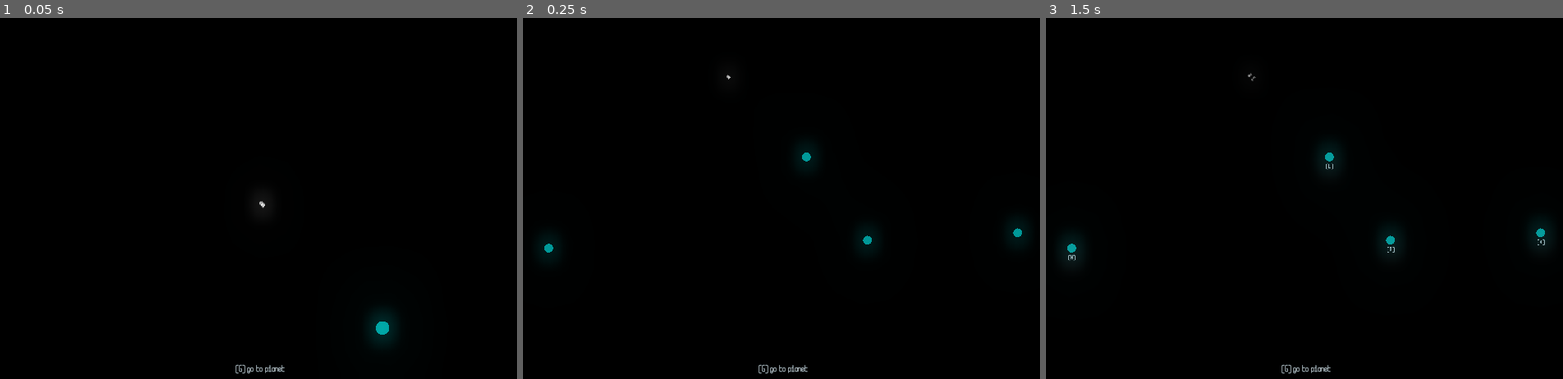
Above: before the commit, frames 1-3 (left to right).
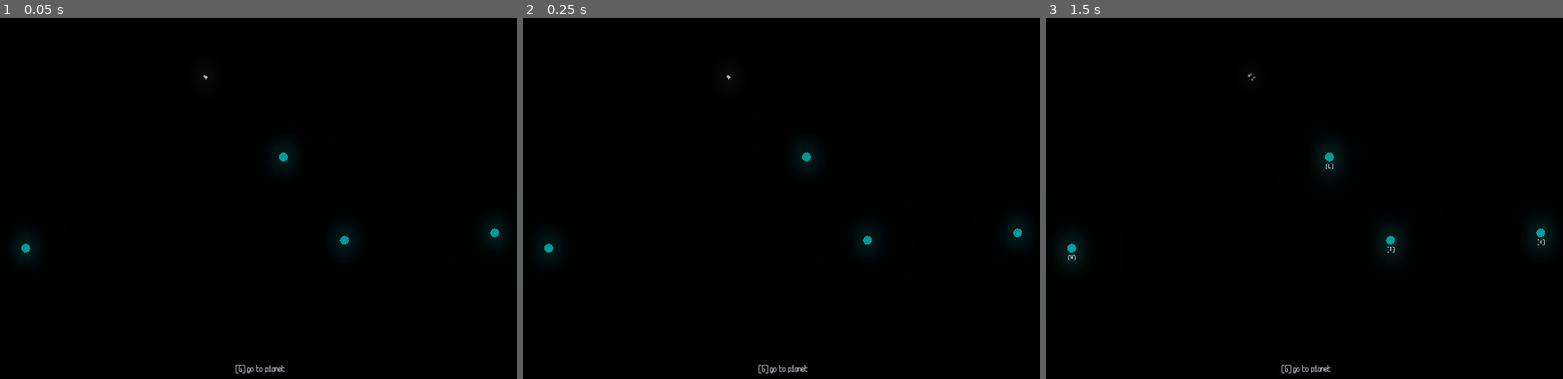
Above: after the commit, the same moments.

Repository: raffomania/aekisfour
Game: Godot game, scene res://main.tscn
Same seed, same stepped clock (60 frames per second), same inputs: the game is played once before the commit and once after it.
Inputs:
- Up to frame 1 (0.05 s): no input
- Up to frame 2 (0.25 s): no input
- Up to frame 3 (1.5 s): tap Enter at 0.5 s; hold R (r) 0.53-1.28 s; tap G (g) at 0.6 s; tap Space at 1.25 s; tap R (r) at 1.35 s

The runs differ from the first frame. In frame 1, 0.5% of the frame differs, in the area x 4-97%, y 15-90%; in frame 2, nothing differs; in frame 3, nothing differs.

Commit message:
clean up a little

Diff:
--- a/camera.gd
+++ b/camera.gd
@@ -1,8 +1,7 @@
 extends Node2D
 
 func _ready():
-	yield(get_tree().create_timer(0.1), 'timeout')
-	update()
+	var _e = $'../planets'.connect('planets_updated', self, 'update')
 
 func update():
 	var planets = get_tree().get_nodes_in_group('planets')
@@ -19,12 +18,9 @@
 
 	var screen_size = Vector2(1920, 1080)
 	var scale = min(screen_size.x / extents.size.x, screen_size.y / extents.size.y)
-	print(scale)
 
 	var offset = extents.position
 	var margin = (screen_size - extents.size * scale) / 2
-	print(extents.size.y, ' ', extents.size.y * scale)
-	print(margin.y)
 	offset -= margin / scale
 
 	var transform = Transform2D()
--- a/planets.gd
+++ b/planets.gd
@@ -3,6 +3,7 @@
 var planet_res = preload('res://planet.tscn')
 var characters = [KEY_H, KEY_J, KEY_K, KEY_L]
 var planets = []
+signal planets_updated
 
 func _ready():
 	yield(get_tree().root, 'ready')
@@ -13,3 +14,4 @@
 		planet.global_position = Vector2(randf() * 2700, randf() * 1500)
 		add_child(planet)
 		planets.push_back(planet)
+	emit_signal('planets_updated')
